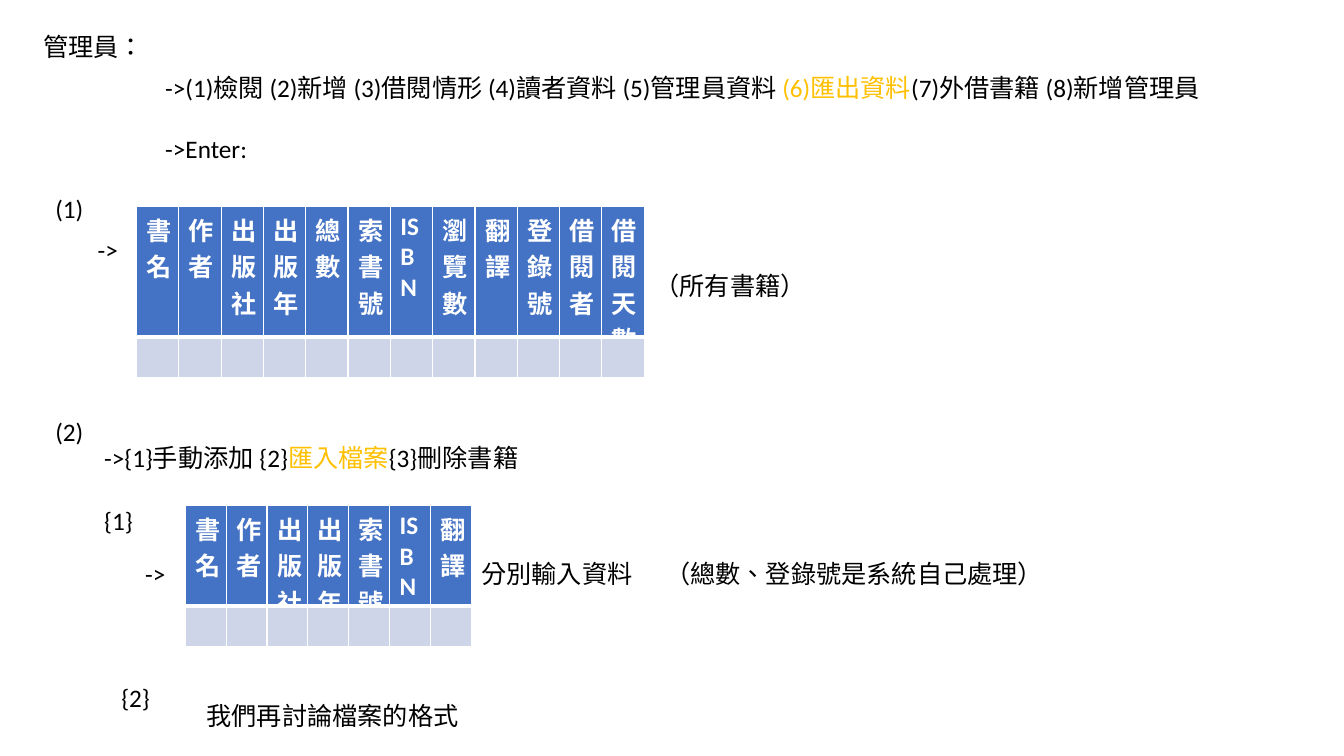
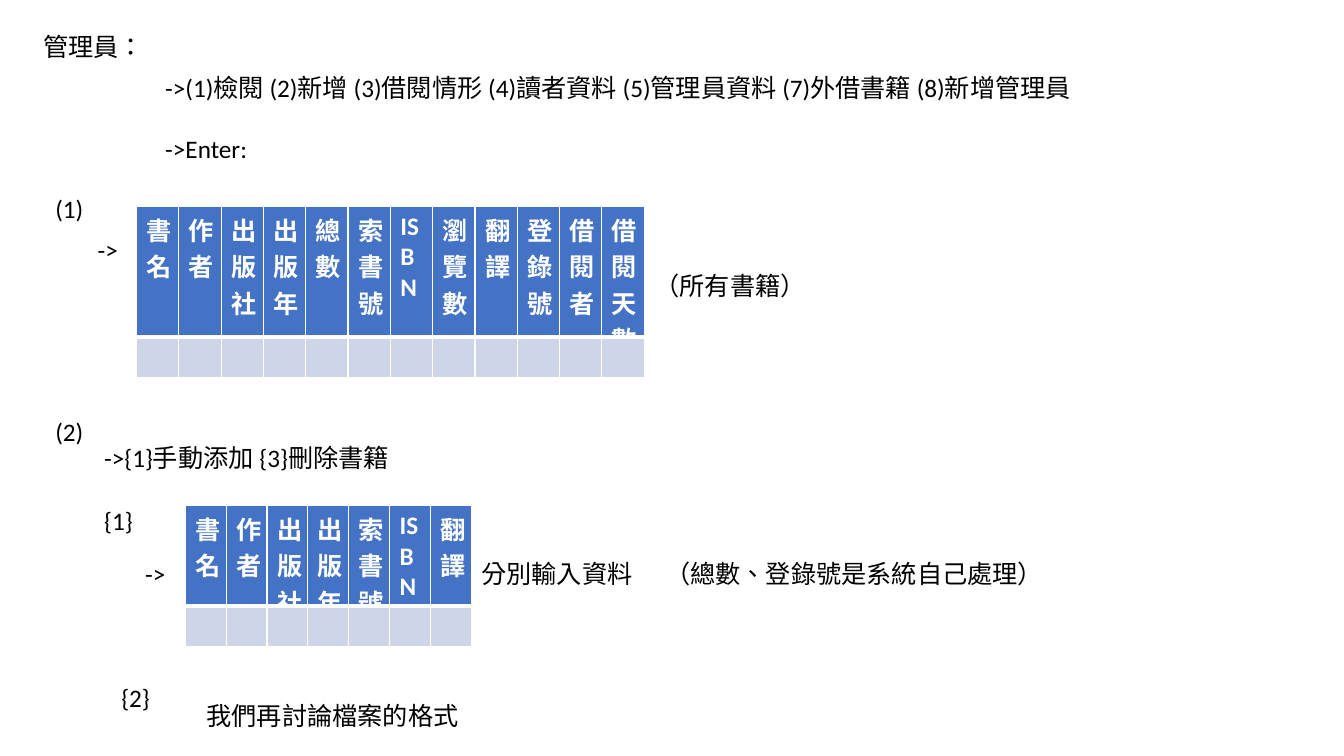
Before and after one commit to 1508leo/PD_Final_Project, a slide deck: slide 3 of Store/outline.pptx. Drawn at 1344x756 pixels with LibreOffice and Linux fonts; fonts in the diff are those of the drawing. Boxes give left, top, right and bottom in pixels: in the first picture for what was removed or moved away, otherwise in the second. Text is boxed around its words. In the diff, an @@ line names an element or a change of style, - is before the commit and + after.

Commit message:
open/write file

```diff
--- a/Store/outline.pptx
+++ b/Store/outline.pptx
@@ text at (165,76,1071,101): text changed @@
-->(1)檢閱 (2)新增 (3)借閱情形 (4)讀者資料 (5)管理員資料 (6)匯出資料(7)外借書籍 (8)新增管理員
+->(1)檢閱 (2)新增 (3)借閱情形 (4)讀者資料 (5)管理員資料 (7)外借書籍 (8)新增管理員
@@ text at (104,447,388,471): text changed @@
-->{1}手動添加 {2}匯入檔案{3}刪除書籍
+->{1}手動添加 {3}刪除書籍
```
Also in this commit, not shown: 1 other slide changed.
